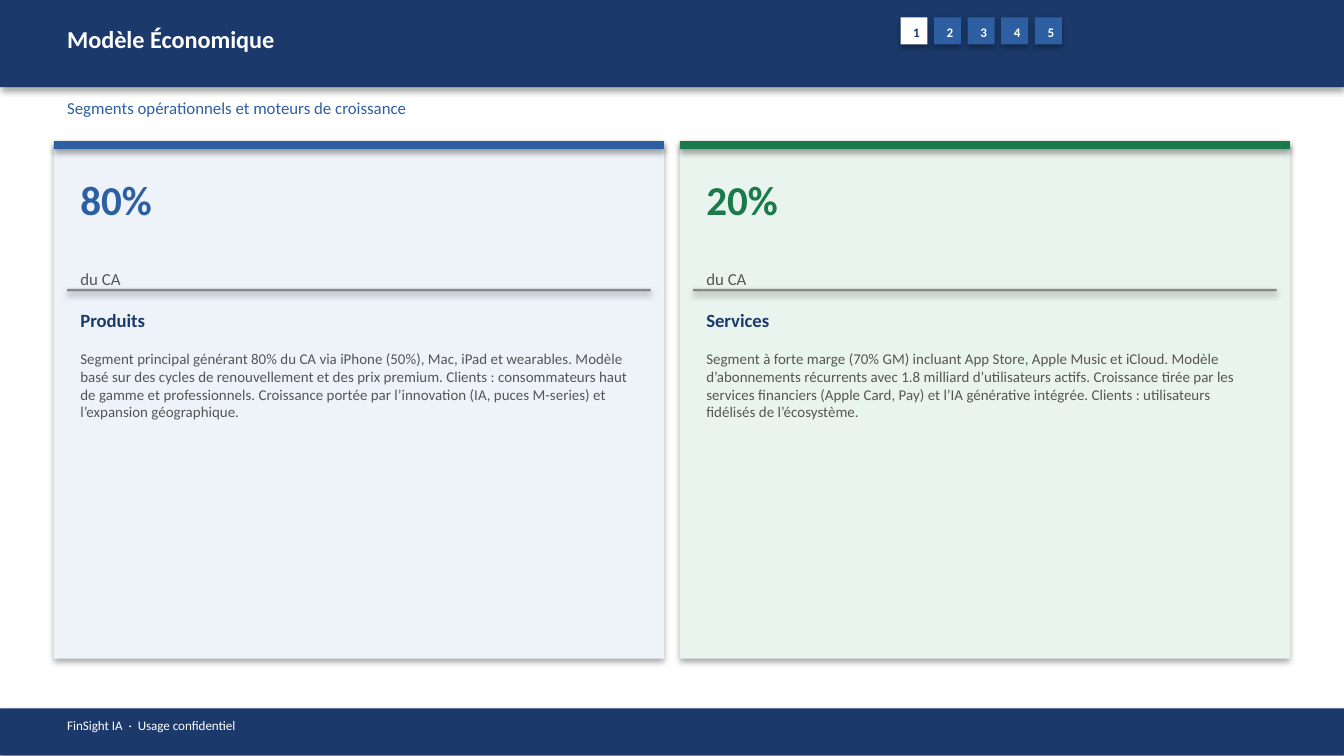
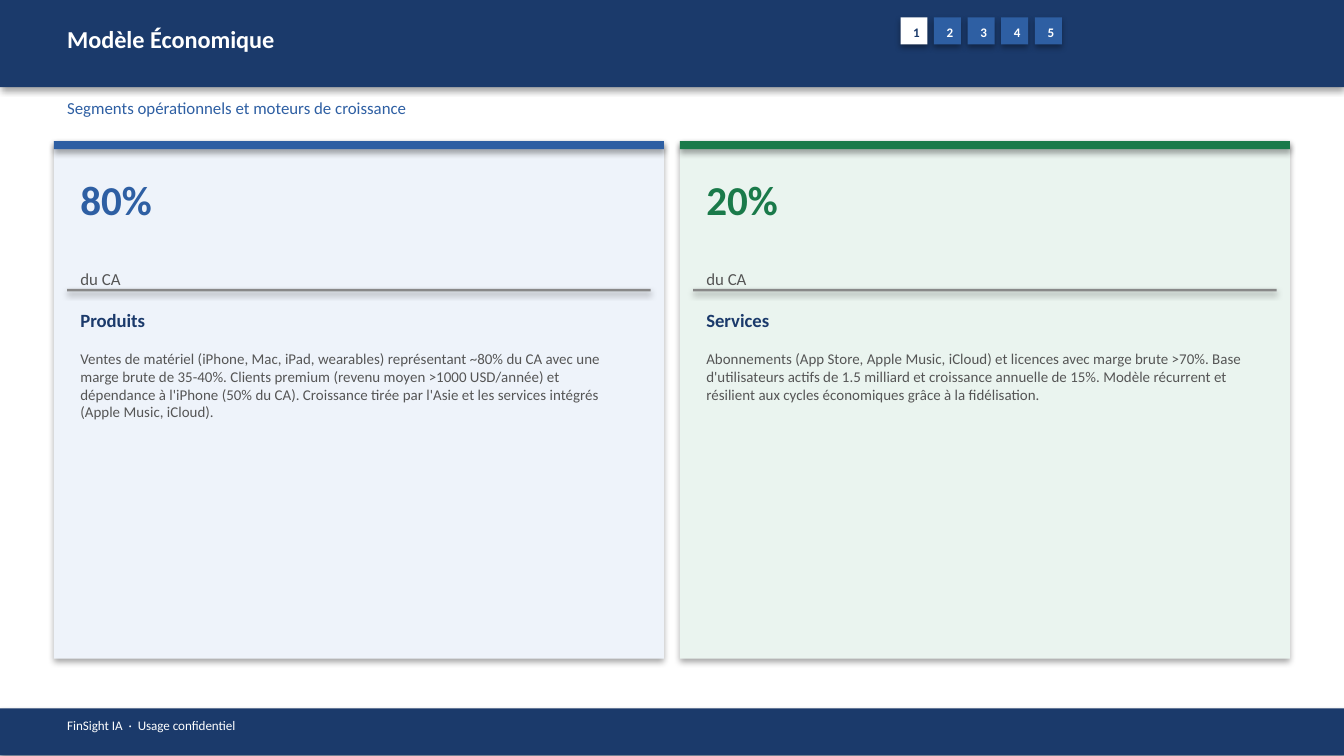
Before and after one commit to baptistejeh07-art/finsight-ia, a slide deck: slide 6 of preview/AAPL/AAPL_pitchbook.pptx. Drawn at 1344x756 pixels with LibreOffice and Linux fonts; fonts in the diff are those of the drawing. Boxes give left, top, right and bottom in pixels: in the first picture for what was removed or moved away, otherwise in the second. Text is boxed around its words. In the diff, an @@ line names an element or a change of style, - is before the commit and + after.

```diff
--- a/preview/AAPL/AAPL_pitchbook.pptx
+++ b/preview/AAPL/AAPL_pitchbook.pptx
@@ text at (80, 353, 599, 420): text changed @@
-Segment principal générant 80% du CA via iPhone (50%), Mac, iPad et wearables. Modèle basé sur des cycles de renouvellement et des prix premium. Clients : consommateurs haut de gamme et professionnels. Croissance portée par l’innovation (IA, puces M-series) et l’expansion géographique.
+Ventes de matériel (iPhone, Mac, iPad, wearables) représentant ~80% du CA avec une marge brute de 35-40%. Clients premium (revenu moyen >1000 USD/année) et dépendance à l'iPhone (50% du CA). Croissance tirée par l'Asie et les services intégrés (Apple Music, iCloud).
@@ text at (706, 353, 1241, 403): text changed @@
-Segment à forte marge (70% GM) incluant App Store, Apple Music et iCloud. Modèle d’abonnements récurrents avec 1.8 milliard d’utilisateurs actifs. Croissance tirée par les services financiers (Apple Card, Pay) et l’IA générative intégrée. Clients : utilisateurs fidélisés de l’écosystème.
+Abonnements (App Store, Apple Music, iCloud) et licences avec marge brute >70%. Base d'utilisateurs actifs de 1.5 milliard et croissance annuelle de 15%. Modèle récurrent et résilient aux cycles économiques grâce à la fidélisation.
```
Also in this commit, not shown: 12 other slides changed, 4 other files.
